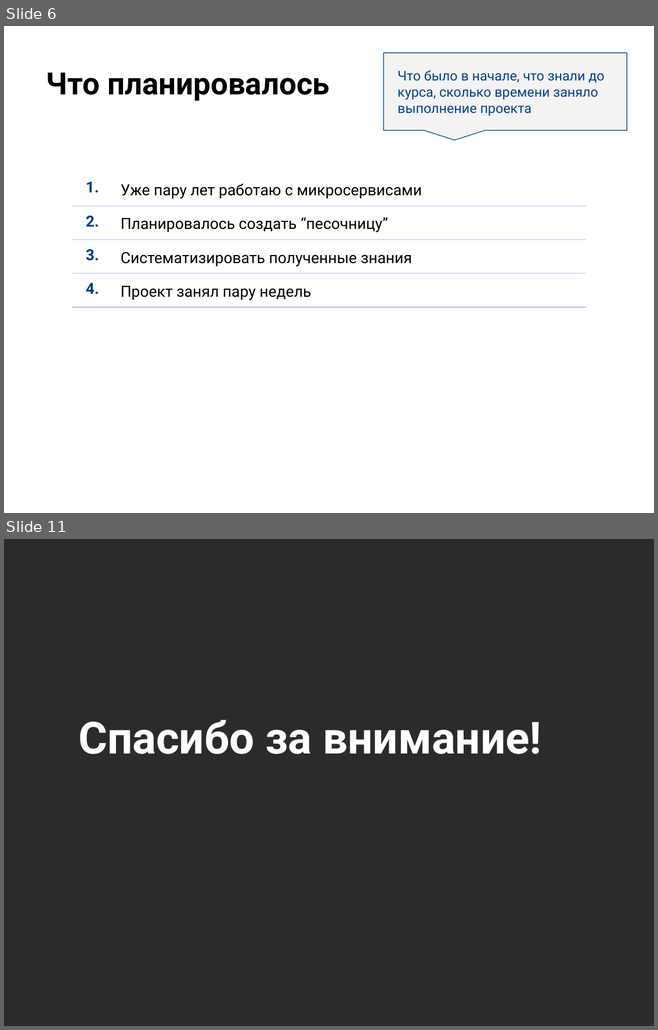
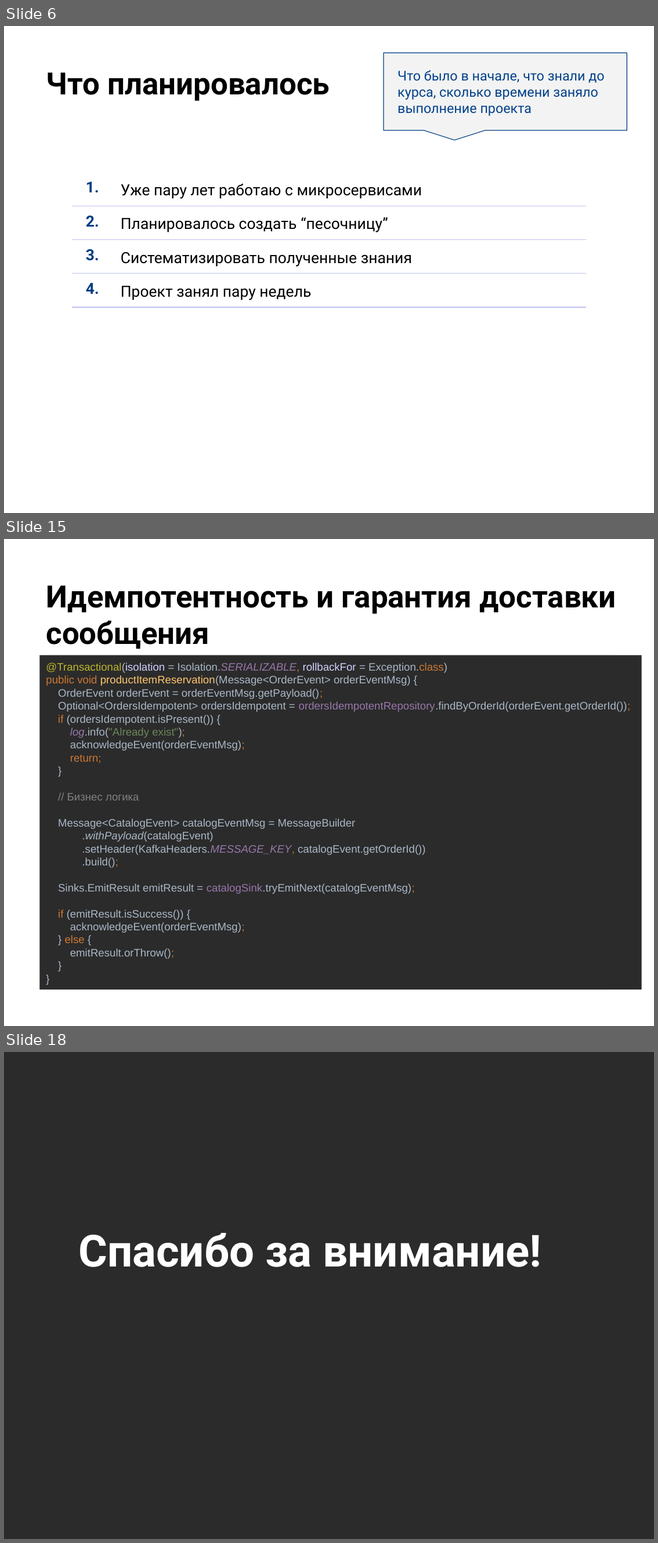
Before and after one commit to christina-gorina/microservices-otus-study, a slide deck: final/marketplace-orders/files/presentation/Презентация.pptx. Shown one above the other, each under a label of ours: slides 6 and 11 before the commit, slides 6, 15 and 18 after it; the slides between them are not shown. The pictures are 658x1030 and 658x1543 pixels, drawn with LibreOffice and Linux fonts; fonts in the diff are those of the drawing; background and template pictures are left out; a plain dark background stands for a picture behind light text. Boxes give left, top, right and bottom in pixels: in the first picture for what was removed or moved away, otherwise in the second. Text is boxed around its words. In the diff, an @@ line names an element or a change of style, - is before the commit and + after.

```diff
--- a/final/marketplace-orders/files/presentation/Презентация.pptx
+++ b/final/marketplace-orders/files/presentation/Презентация.pptx
@@ slide 15 added at [4,539,654,1026], background picture (left out) @@
@@ title added at [46,585,616,649], 34 pt, text #000000, bold @@
+Идемпотентность и гарантия доставки сообщения
@@ subtitle added at [40,655,641,990], fill #2B2B2B, 12 pt, text #A9B7C6 @@
+@Transactional(isolation = Isolation.SERIALIZABLE, rollbackFor = Exception.class)
+public void productItemReservation(Message<OrderEvent> orderEventMsg) {
+OrderEvent orderEvent = orderEventMsg.getPayload();
+Optional<OrdersIdempotent> ordersIdempotent = ordersIdempotentRepository.findByOrderId(orderEvent.getOrderId());
+if (ordersIdempotent.isPresent()) {
+log.info("Already exist");
+acknowledgeEvent(orderEventMsg);
+return;
+}
+// Бизнес логика
+Message<CatalogEvent> catalogEventMsg = MessageBuilder
+.withPayload(catalogEvent)
+.setHeader(KafkaHeaders.MESSAGE_KEY, catalogEvent.getOrderId())
+.build();
+Sinks.EmitResult emitResult = catalogSink.tryEmitNext(catalogEventMsg);
+if (emitResult.isSuccess()) {
+acknowledgeEvent(orderEventMsg);
+} else {
+emitResult.orThrow();
+}
+}
@@ rectangle added at [47,654,611,992], fill #FBFBFE @@
@@ what was slide 11 is now slide 18 @@
```
Also in this commit, not shown: 3 slides changed, 8 other slides added, 10 slides removed, 2 other files.
